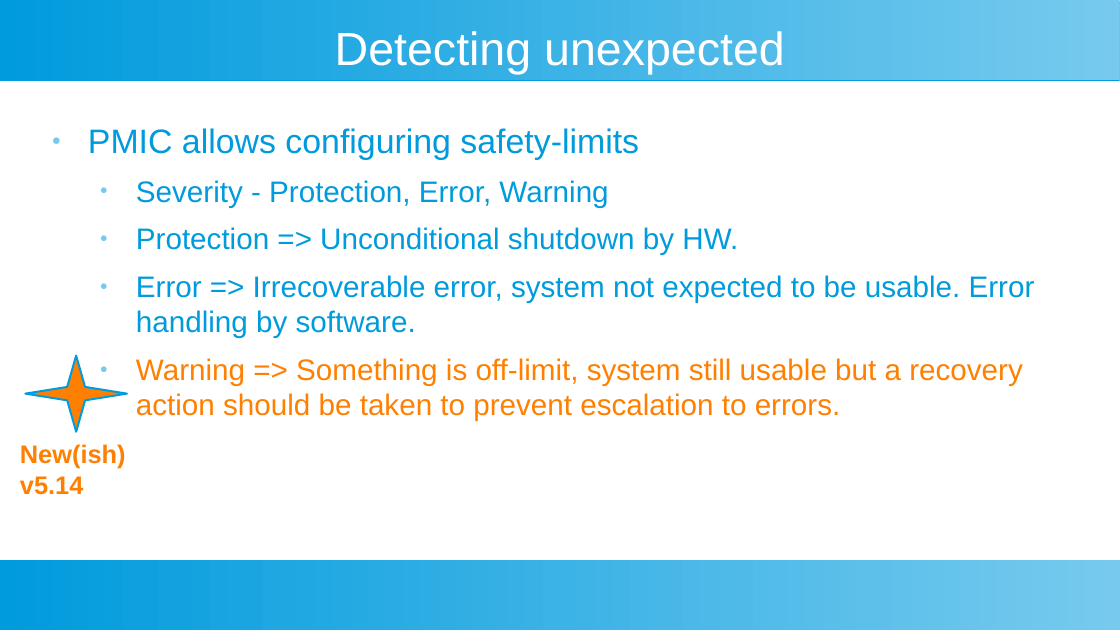
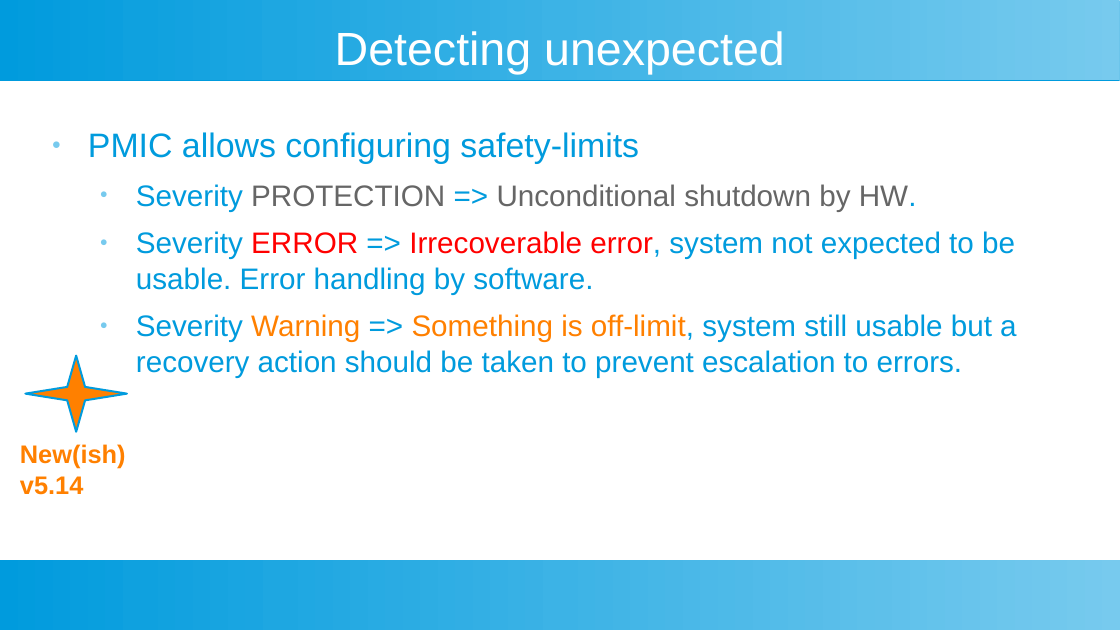
Before and after one commit to M-Vaittinen/babblings, a slide deck: slide 12 of PMIC/PMIC-babblings.odp. Drawn at 1120x630 pixels with LibreOffice and Linux fonts; fonts in the diff are those of the drawing. Boxes give left, top, right and bottom in pixels: in the first picture for what was removed or moved away, otherwise in the second. Text is boxed around its words. In the diff, an @@ line names an element or a change of style, - is before the commit and + after.

```diff
--- a/PMIC/PMIC-babblings.odp
+++ b/PMIC/PMIC-babblings.odp
@@ text at bbox=[136, 184, 1016, 377]: text changed @@
-  ● Severity - Protection, Error, Warning
-  ● Protection => Unconditional shutdown by HW.
-  ● Error => Irrecoverable error, system not expected to be usable. Error handling by software.
-  ● Warning => Something is off-limit, system still usable but a recovery action should be taken to prevent escalation to errors.
+  ● Severity PROTECTION => Unconditional shutdown by HW.
+  ● Severity ERROR => Irrecoverable error, system not expected to be usable. Error handling by software.
+  ● Severity Warning => Something is off-limit, system still usable but a recovery action should be taken to prevent escalation to errors.
```
Also in this commit, not shown: 1 other file.
